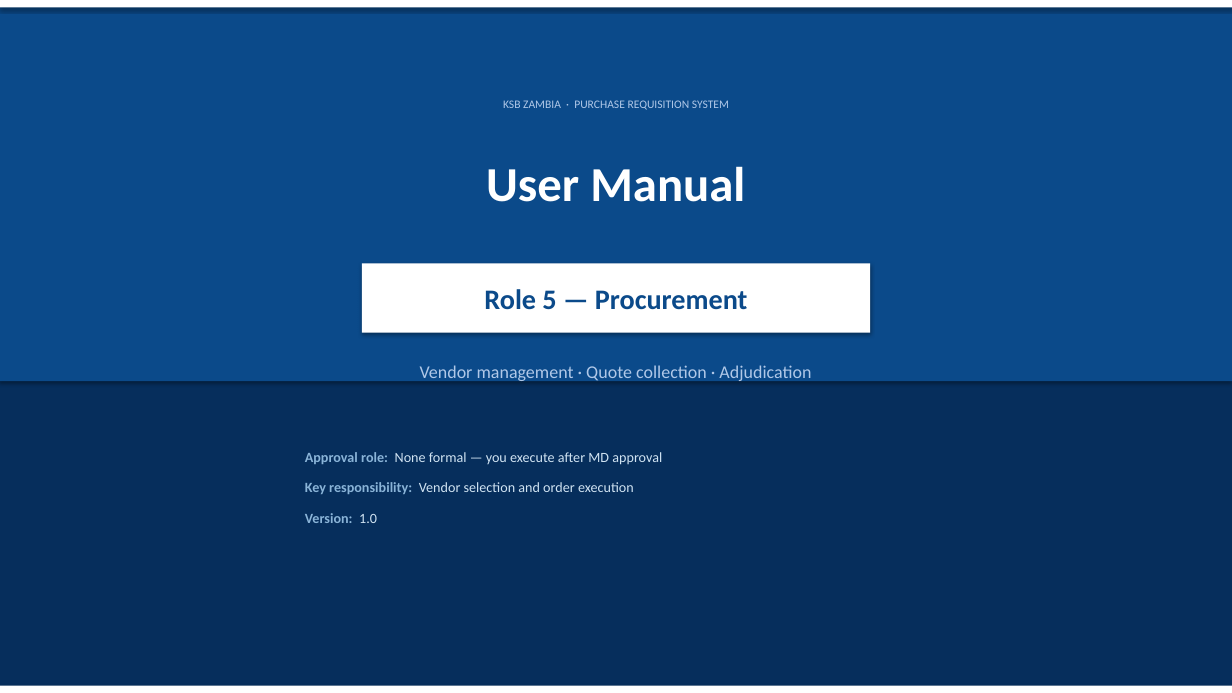
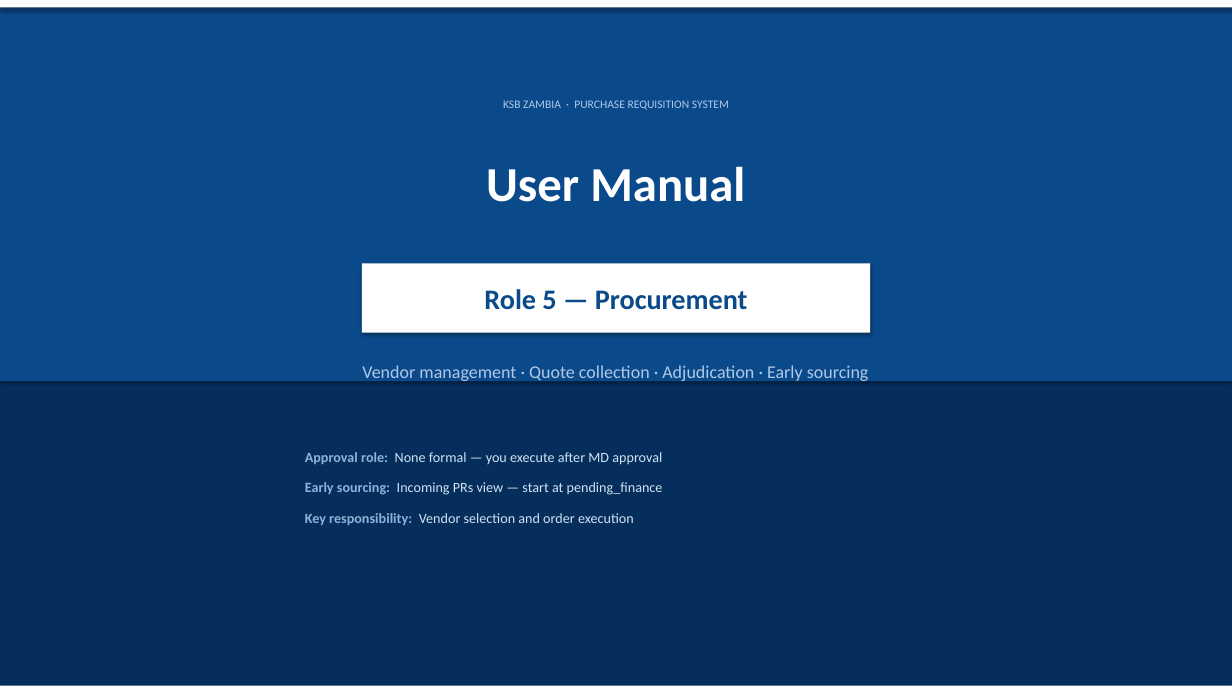
Before and after one commit to hetchsol/pras, a slide deck: slide 1 of docs/user-manual/05-procurement.pptx. Drawn at 1232x693 pixels with LibreOffice and Linux fonts; fonts in the diff are those of the drawing. Boxes give left, top, right and bottom in pixels: in the first picture for what was removed or moved away, otherwise in the second. Text is boxed around its words. In the diff, an @@ line names an element or a change of style, - is before the commit and + after.

```diff
--- a/docs/user-manual/05-procurement.pptx
+++ b/docs/user-manual/05-procurement.pptx
@@ text at [362, 365, 869, 383]: text changed @@
-Vendor management · Quote collection · Adjudication
+Vendor management · Quote collection · Adjudication · Early sourcing
@@ text "Key responsibility: Vendor selection and ...": place and size @@
-text "Key responsibility: Vendor selection and ..." at [305, 482, 634, 494]
+text "Key responsibility: Vendor selection and ..." at [305, 513, 634, 525]
@@ text added at [305, 482, 663, 495], 11 pt, text #D0E3F2 @@
+Early sourcing: Incoming PRs view — start at pending_finance
@@ text removed at [305, 513, 377, 523] @@
-Version: 1.0
```
Also in this commit, not shown: 5 other slides changed, 1 slide added, 8 other files.
